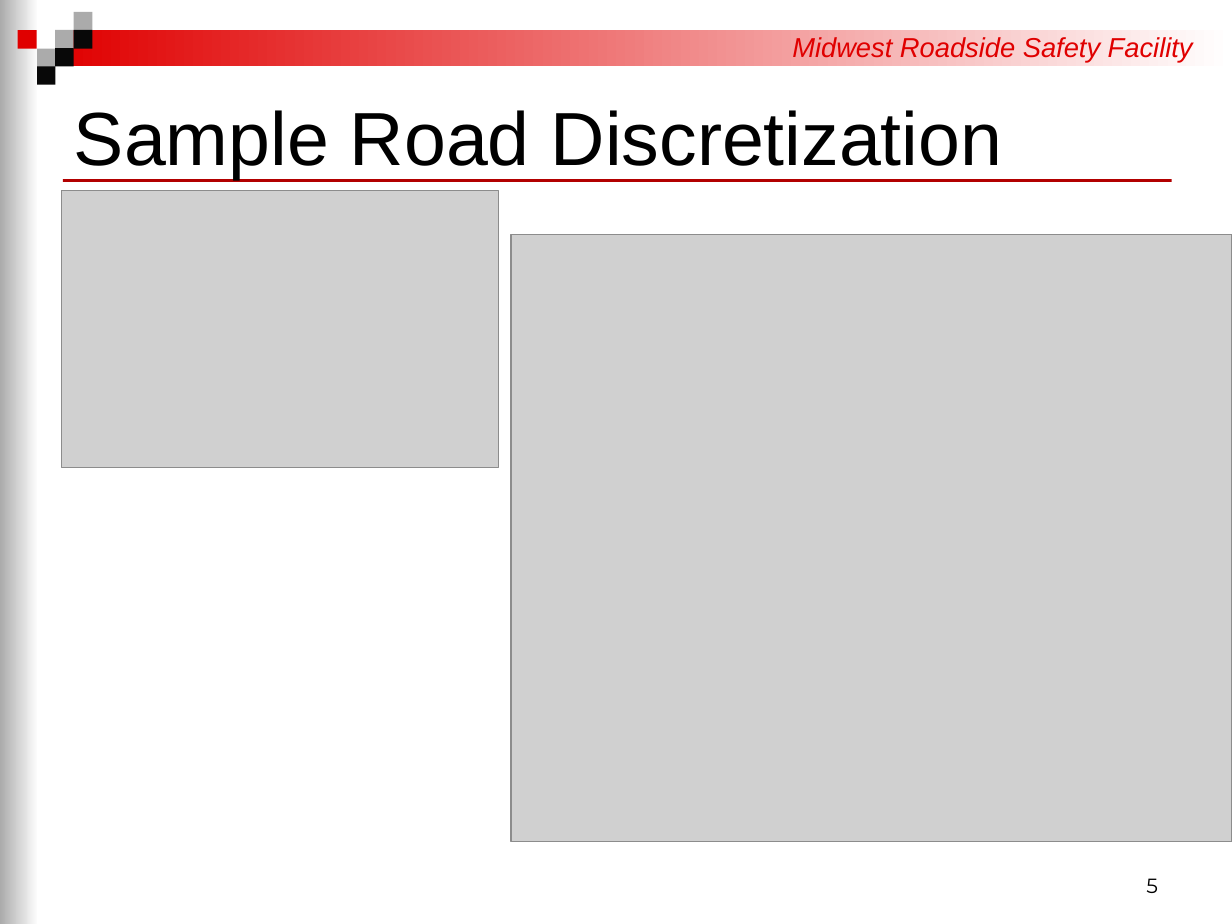
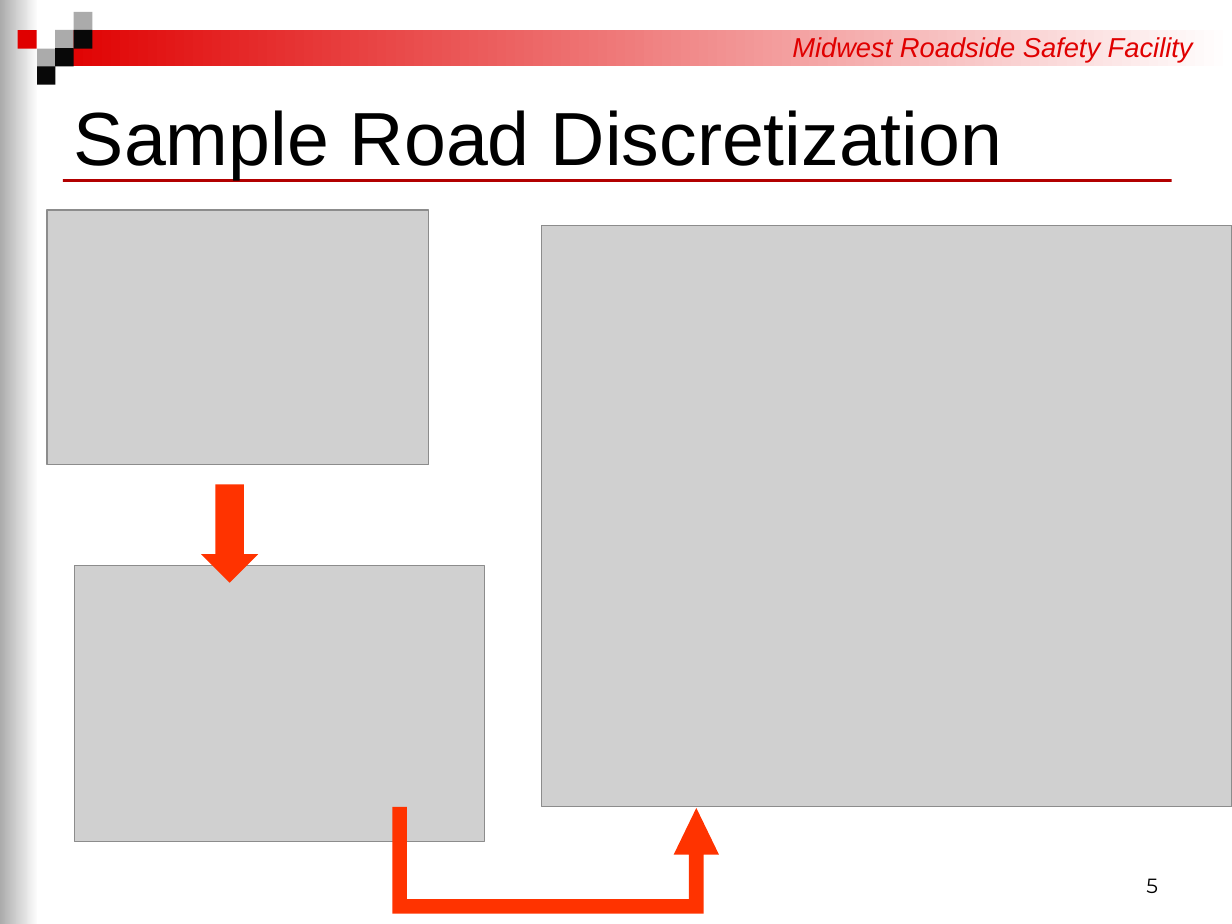
Before and after one commit to RickJacome/CurriculumVitae, a slide deck: slide 5 of files/Doctoral Stuff/Basic Research.pptx. Drawn at 1232x924 pixels with LibreOffice and Linux fonts; fonts in the diff are those of the drawing; grey boxes stand for pictures; background and template pictures are left out. Boxes give left, top, right and bottom in pixels: in the first picture for what was removed or moved away, otherwise in the second. Text is boxed around its words. In the diff, an @@ line names an element or a change of style, - is before the commit and + after.

```diff
--- a/files/Doctoral Stuff/Basic Research.pptx
+++ b/files/Doctoral Stuff/Basic Research.pptx
@@ picture added at bbox=[47, 211, 429, 466] @@
@@ picture: place and size @@
-picture at bbox=[511, 234, 1232, 841]
+picture at bbox=[542, 225, 1232, 807]
@@ down arrow added at bbox=[201, 484, 257, 583], fill #FF3300 @@
@@ picture: place and size @@
-picture at bbox=[62, 191, 498, 468]
+picture at bbox=[74, 565, 484, 841]
@@ uturn arrow added at bbox=[392, 807, 718, 914], fill #FF3300 @@
```
Also in this commit, not shown: 1 slide added.
